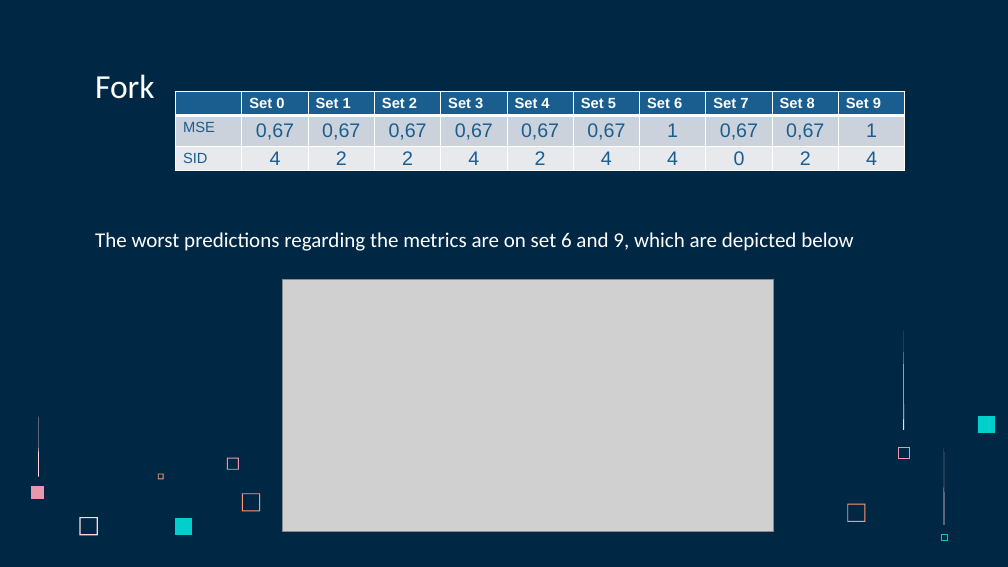
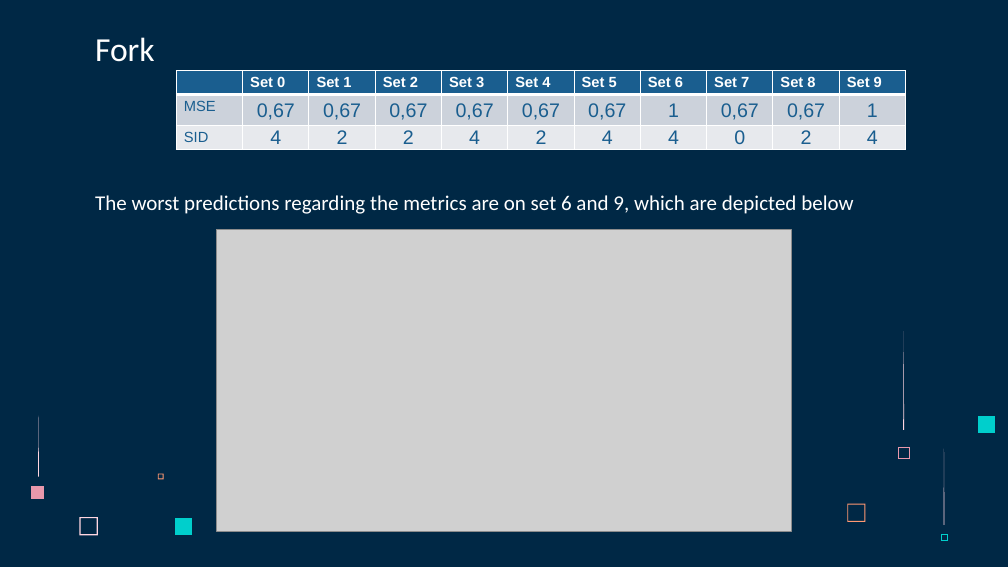
Before and after one commit to Flopp88/Causal-Analysis-of-Time-Series, a slide deck: slide 33 of Présentations/Présentation6.pptx (slide 8 before the commit). Drawn at 1008x567 pixels with LibreOffice and Linux fonts; fonts in the diff are those of the drawing; grey boxes stand for pictures. Boxes give left, top, right and bottom in pixels: in the first picture for what was removed or moved away, otherwise in the second. Text is boxed around its words. In the diff, an @@ line names an element or a change of style, - is before the commit and + after.

```diff
--- a/Présentations/Présentation6.pptx
+++ b/Présentations/Présentation6.pptx
@@ text "Fork": place and size @@
-text "Fork" at (95,74,853,251)
+text "Fork" at (95,37,853,214)
@@ table: place and size @@
-table at (175,91,907,185)
+table at (176,71,908,164)
@@ picture: place and size @@
-picture at (283,280,774,532)
+picture at (217,229,792,532)
@@ freeform shape removed at (227,457,239,470) @@
@@ freeform shape removed at (242,493,260,511) @@
```
Also in this commit, not shown: 18 other slides changed, 2 slides added, 3 slides removed, 4 other files.
